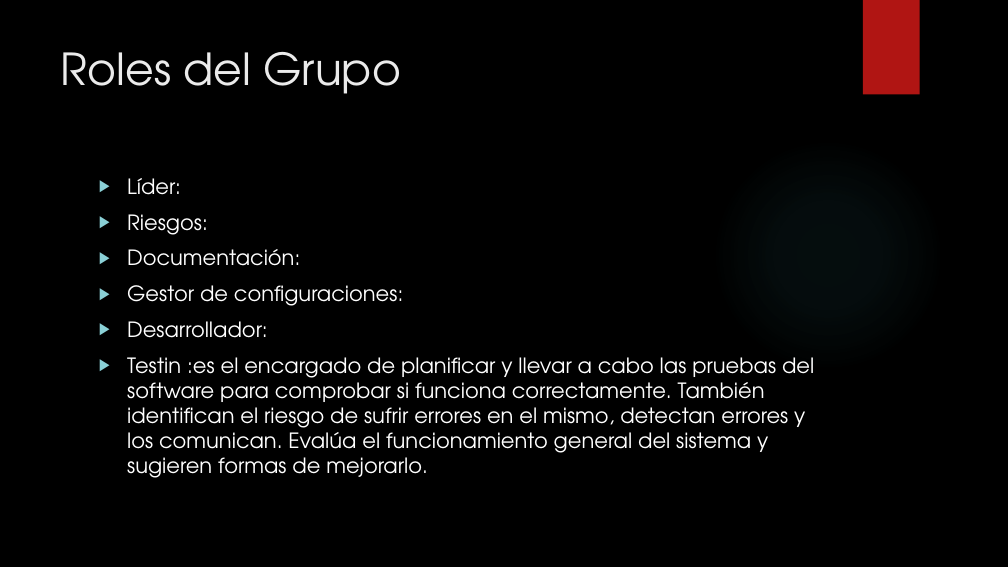
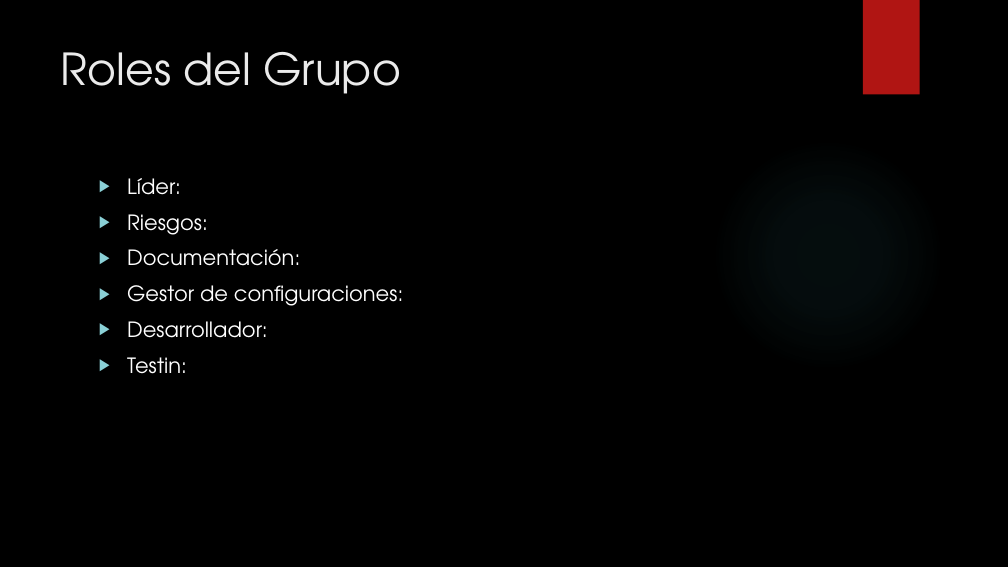
Before and after one commit to francben/proyectoDeliberyApp, a slide deck: slide 19 of Presentacion de Clase.pptx. Drawn at 1008x567 pixels with LibreOffice and Linux fonts; fonts in the diff are those of the drawing; background and template pictures are left out. Boxes give left, top, right and bottom in pixels: in the first picture for what was removed or moved away, otherwise in the second. Text is boxed around its words. In the diff, an @@ line names an element or a change of style, - is before the commit and + after.

```diff
--- a/Presentacion de Clase.pptx
+++ b/Presentacion de Clase.pptx
@@ text at box(127, 357, 187, 374): text changed @@
-▶ Testin :es el encargado de planificar y llevar a cabo las pruebas del software para comprobar si funciona correctamente. También identifican el riesgo de sufrir errores en el mismo, detectan errores y los comunican. Evalúa el funcionamiento general del sistema y sugieren formas de mejorarlo.
+▶ Testin:
```
Also in this commit, not shown: 2 other slides changed, 4 slides added.
